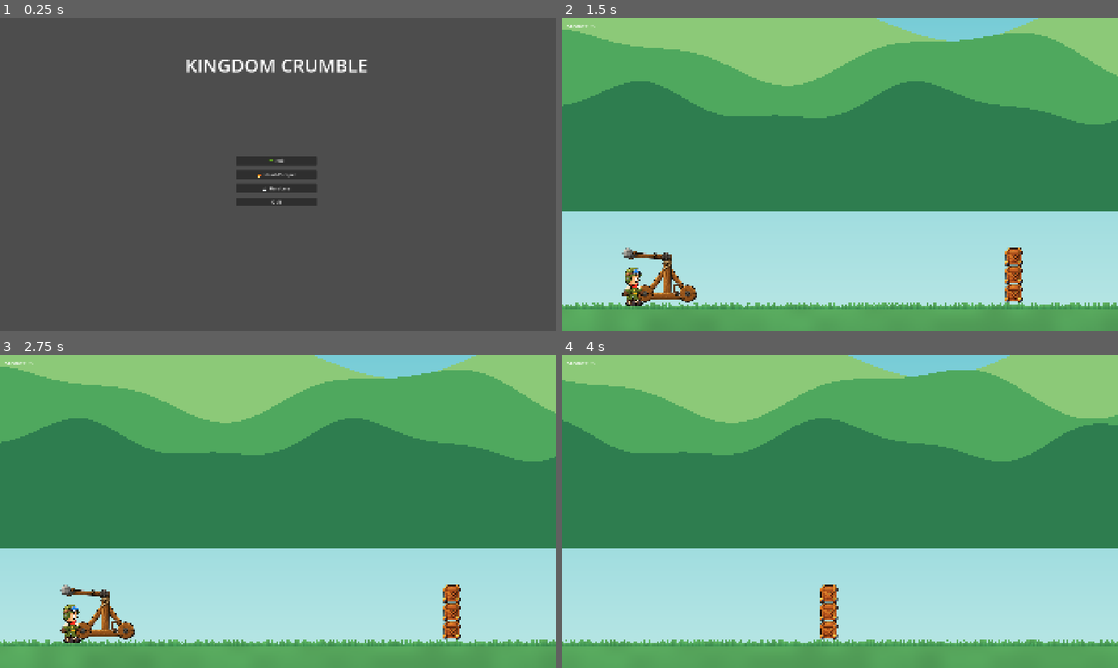
Above: before the commit, frames 1-4 (two rows, left to right).
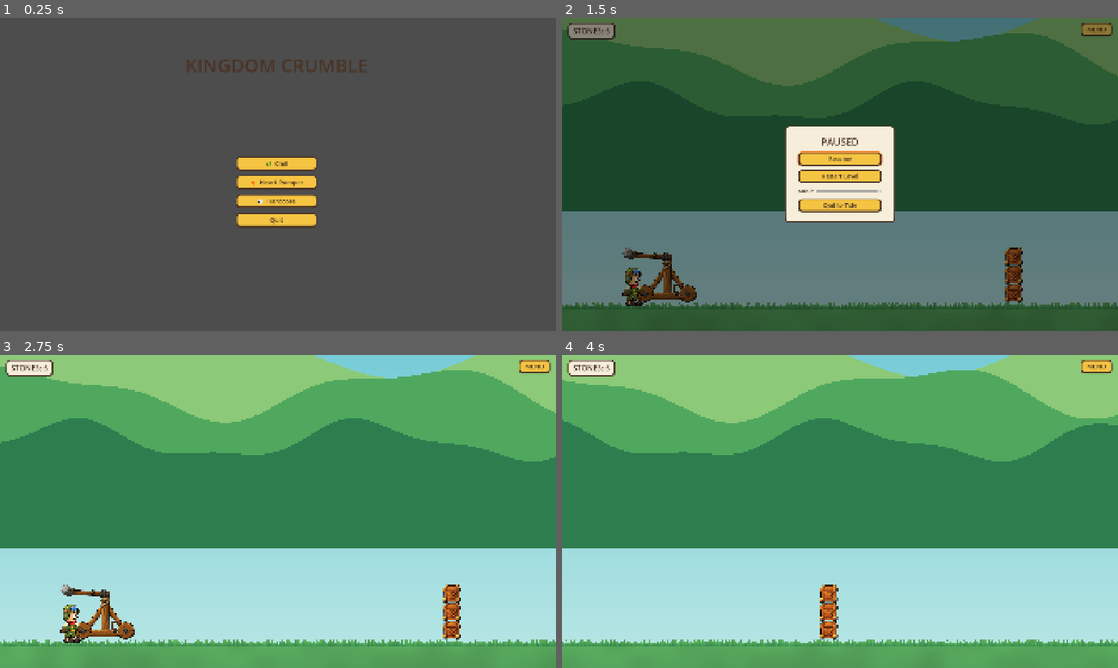
Above: after the commit, the same moments.

Repository: hazlema/kingdom-crumble
Game: Godot game, scene res://scenes/main_menu.tscn
The game is run twice, just before and just after one commit, with the same random seed, the same clock (stepped at 60 frames per second) and the same inputs.
Inputs (mouse positions are in pixels of both pictures, inside the frame that each line leads up to):
- Up to frame 1 (0.25 s): no input
- Up to frame 2 (1.5 s): click "🌿 Chill" at 0.5 s; click (1095, 30) at 1.25 s, where only the run after the commit has a clickable "MENU"
- Up to frame 3 (2.75 s): click (278, 514) at 2 s, where only the run after the commit has a clickable "Restart Level"
- Up to frame 4 (4 s): tap Enter (advance) at 2.75, 2.85 s; move the mouse to (962, 495) at 2.77 s; hold . (scout_right) 2.78-3.5 s; click (962, 495) at 2.92 s; drag from (728, 527) to (812, 574) at 3.52 s

The runs differ from the first frame. In frame 1, 3.6% of the frame differs, in the area x 33-67%, y 13-68%; in frame 2, 100%, in the area x 0-100%, y 0-100%; in frame 3, 0.8%; in frame 4, 0.7%.

Commit message:
feat: kingdom UI theme — cream chips, chocolate borders, chunky buttons
Project-wide Theme (StyleBoxFlat: cream panels with thick dark borders
and drop-edge, golden buttons with hover/pressed/focus states) in the
Siege Saga mock's language. HUD rebuilt: STONES chip top-left, MENU
button top-right (opens the pause menu, focus-neutral), power bar in
palette colors, banners in a centered cream panel. Pause menu and main
menu inherit the theme automatically.

Co-Authored-By: Claude Fable 5 <noreply@anthropic.com>

Diff:
--- a/project.godot
+++ b/project.godot
@@ -29,6 +29,10 @@
 window/energy_saving/keep_screen_on=false
 window/stretch/mode="canvas_items"
 
+[gui]
+
+theme/custom="res://resources/ui/kingdom_theme.tres"
+
 [physics]
 
 common/physics_jitter_fix=0.816
--- /dev/null
+++ b/resources/ui/kingdom_theme.tres
@@ -0,0 +1,95 @@
+[gd_resource type="Theme" load_steps=6 format=3]
+
+[sub_resource type="StyleBoxFlat" id="panel_cream"]
+content_margin_left = 18.0
+content_margin_top = 10.0
+content_margin_right = 18.0
+content_margin_bottom = 12.0
+bg_color = Color(0.965, 0.933, 0.855, 1)
+border_width_left = 4
+border_width_top = 4
+border_width_right = 4
+border_width_bottom = 6
+border_color = Color(0.29, 0.2, 0.145, 1)
+corner_radius_top_left = 14
+corner_radius_top_right = 14
+corner_radius_bottom_right = 14
+corner_radius_bottom_left = 14
+
+[sub_resource type="StyleBoxFlat" id="btn_normal"]
+content_margin_left = 20.0
+content_margin_top = 8.0
+content_margin_right = 20.0
+content_margin_bottom = 10.0
+bg_color = Color(0.96, 0.77, 0.26, 1)
+border_width_left = 4
+border_width_top = 4
+border_width_right = 4
+border_width_bottom = 6
+border_color = Color(0.29, 0.2, 0.145, 1)
+corner_radius_top_left = 12
+corner_radius_top_right = 12
+corner_radius_bottom_right = 12
+corner_radius_bottom_left = 12
+
+[sub_resource type="StyleBoxFlat" id="btn_hover"]
+content_margin_left = 20.0
+content_margin_top = 8.0
+content_margin_right = 20.0
+content_margin_bottom = 10.0
+bg_color = Color(1, 0.84, 0.36, 1)
+border_width_left = 4
+border_width_top = 4
+border_width_right = 4
+border_width_bottom = 6
+border_color = Color(0.29, 0.2, 0.145, 1)
+corner_radius_top_left = 12
+corner_radius_top_right = 12
+corner_radius_bottom_right = 12
+corner_radius_bottom_left = 12
+
+[sub_resource type="StyleBoxFlat" id="btn_pressed"]
+content_margin_left = 20.0
+content_margin_top = 10.0
+content_margin_right = 20.0
+content_margin_bottom = 8.0
+bg_color = Color(0.88, 0.66, 0.18, 1)
+border_width_left = 4
+border_width_top = 6
+border_width_right = 4
+border_width_bottom = 4
+border_color = Color(0.29, 0.2, 0.145, 1)
+corner_radius_top_left = 12
+corner_radius_top_right = 12
+corner_radius_bottom_right = 12
+corner_radius_bottom_left = 12
+
+[sub_resource type="StyleBoxFlat" id="btn_focus"]
+draw_center = false
+border_width_left = 3
+border_width_top = 3
+border_width_right = 3
+border_width_bottom = 3
+border_color = Color(0.94, 0.54, 0.24, 1)
+corner_radius_top_left = 14
+corner_radius_top_right = 14
+corner_radius_bottom_right = 14
+corner_radius_bottom_left = 14
+expand_margin_left = 3.0
+expand_margin_top = 3.0
+expand_margin_right = 3.0
+expand_margin_bottom = 3.0
+
+[resource]
+Button/colors/font_color = Color(0.29, 0.2, 0.145, 1)
+Button/colors/font_hover_color = Color(0.29, 0.2, 0.145, 1)
+Button/colors/font_pressed_color = Color(0.2, 0.13, 0.09, 1)
+Button/colors/font_focus_color = Color(0.29, 0.2, 0.145, 1)
+Button/font_sizes/font_size = 22
+Button/styles/normal = SubResource("btn_normal")
+Button/styles/hover = SubResource("btn_hover")
+Button/styles/pressed = SubResource("btn_pressed")
+Button/styles/focus = SubResource("btn_focus")
+Label/colors/font_color = Color(0.29, 0.2, 0.145, 1)
+Label/font_sizes/font_size = 20
+PanelContainer/styles/panel = SubResource("panel_cream")
--- a/scenes/hud.tscn
+++ b/scenes/hud.tscn
@@ -5,43 +5,61 @@
 [node name="Hud" type="CanvasLayer"]
 script = ExtResource("1")
 
-[node name="Shots" type="Label" parent="."]
-offset_left = 16.0
-offset_top = 12.0
-offset_right = 240.0
-offset_bottom = 40.0
-theme_override_font_sizes/font_size = 22
-text = "Stones: 0"
+[node name="StonesChip" type="PanelContainer" parent="."]
+offset_left = 20.0
+offset_top = 16.0
+
+[node name="Shots" type="Label" parent="StonesChip"]
+unique_name_in_owner = true
+theme_override_font_sizes/font_size = 26
+text = "STONES: 0"
+
+[node name="MenuButton" type="Button" parent="."]
+unique_name_in_owner = true
+anchor_left = 1.0
+anchor_right = 1.0
+offset_left = -128.0
+offset_top = 16.0
+offset_right = -20.0
+text = "MENU"
 
 [node name="PowerBack" type="ColorRect" parent="."]
+unique_name_in_owner = true
 visible = false
-offset_left = 16.0
-offset_top = 48.0
-offset_right = 320.0
-offset_bottom = 66.0
-color = Color(0, 0, 0, 0.4)
+offset_left = 20.0
+offset_top = 84.0
+offset_right = 324.0
+offset_bottom = 106.0
+color = Color(0.29, 0.2, 0.145, 0.85)
 
 [node name="PowerFill" type="ColorRect" parent="PowerBack"]
-offset_right = 0.0
+unique_name_in_owner = true
+offset_left = 4.0
+offset_top = 4.0
+offset_right = 4.0
 offset_bottom = 18.0
-color = Color(1, 0.83, 0.29, 1)
+color = Color(0.94, 0.54, 0.24, 1)
 
-[node name="Banner" type="Label" parent="."]
+[node name="BannerCenter" type="CenterContainer" parent="."]
+unique_name_in_owner = true
 visible = false
-anchor_left = 0.0
 anchor_right = 1.0
-offset_top = 180.0
-offset_bottom = 250.0
-theme_override_font_sizes/font_size = 52
+offset_top = 170.0
+offset_bottom = 330.0
+
+[node name="BannerPanel" type="PanelContainer" parent="BannerCenter"]
+
+[node name="BannerBox" type="VBoxContainer" parent="BannerCenter/BannerPanel"]
+theme_override_constants/separation = 4
+
+[node name="Banner" type="Label" parent="BannerCenter/BannerPanel/BannerBox"]
+unique_name_in_owner = true
+theme_override_font_sizes/font_size = 44
 horizontal_alignment = 1
 text = "BANNER"
 
-[node name="BannerSub" type="Label" parent="."]
-visible = false
-anchor_left = 0.0
-anchor_right = 1.0
-offset_top = 252.0
-offset_bottom = 290.0
-theme_override_font_sizes/font_size = 20
+[node name="BannerSub" type="Label" parent="BannerCenter/BannerPanel/BannerBox"]
+unique_name_in_owner = true
+theme_override_font_sizes/font_size = 18
 horizontal_alignment = 1
 text = "sub"
--- a/src/level/level.gd
+++ b/src/level/level.gd
@@ -26,6 +26,9 @@
 	hud.set_shots(shots_left)
 	Music.play_tier(Settings.tier)
 	trebuchet.fired.connect(_on_fired)
+	hud.menu_pressed.connect(func() -> void:
+		if has_node("PauseMenu"):
+			$PauseMenu.open())
 	if has_node("PauseMenu"):
 		$PauseMenu.restart_requested.connect(
 			func() -> void: get_tree().reload_current_scene())
--- a/src/ui/hud.gd
+++ b/src/ui/hud.gd
@@ -1,19 +1,25 @@
 class_name Hud
 extends CanvasLayer
 
+signal menu_pressed
+
+func _ready() -> void:
+	%MenuButton.pressed.connect(func() -> void: menu_pressed.emit())
+	# the MENU button shouldn't steal keyboard focus from gameplay
+	%MenuButton.focus_mode = Control.FOCUS_NONE
+
 func set_shots(n: int) -> void:
-	$Shots.text = "Stones: %d" % n
+	%Shots.text = "STONES: %d" % n
 
 func set_power(ratio: float) -> void:
-	$PowerBack.visible = ratio > 0.0
-	$PowerBack/PowerFill.size.x = 300.0 * clampf(ratio, 0.0, 1.0)
+	%PowerBack.visible = ratio > 0.0
+	%PowerFill.offset_right = 4.0 + 296.0 * clampf(ratio, 0.0, 1.0)
 
 func banner(title: String, sub: String) -> void:
-	$Banner.text = title
-	$BannerSub.text = sub
-	$Banner.visible = true
-	$BannerSub.visible = true
+	%Banner.text = title
+	%BannerSub.text = sub
+	%BannerSub.visible = sub != ""
+	%BannerCenter.visible = true
 
 func clear_banner() -> void:
-	$Banner.visible = false
-	$BannerSub.visible = false
+	%BannerCenter.visible = false
